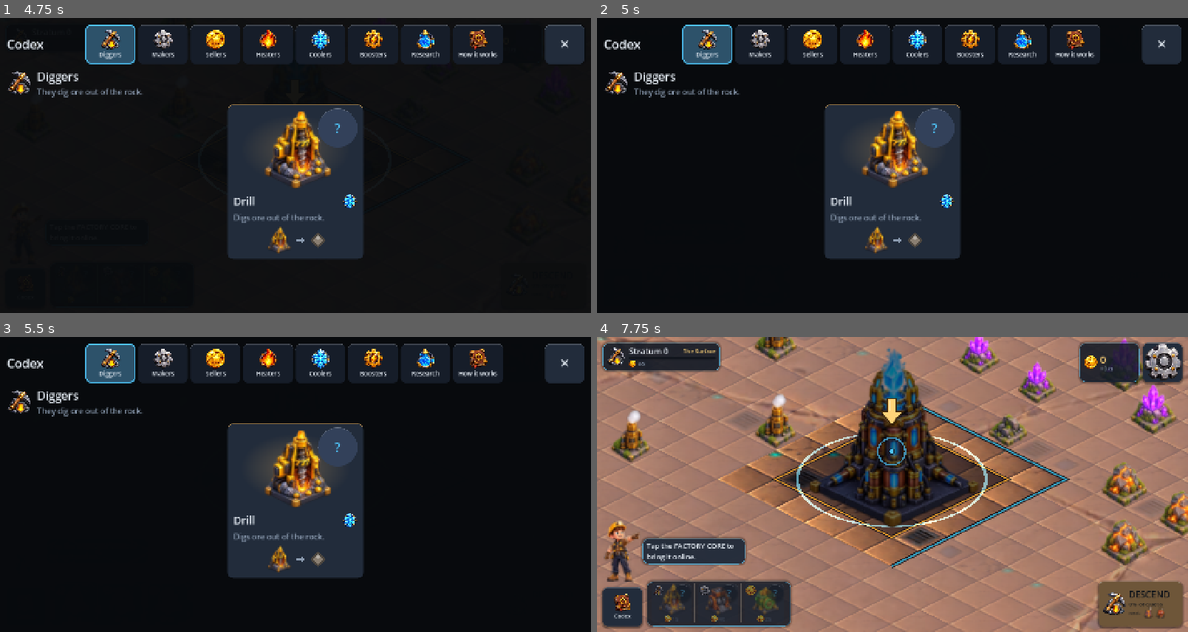
Above: before the commit, frames 1-4 (two rows, left to right).
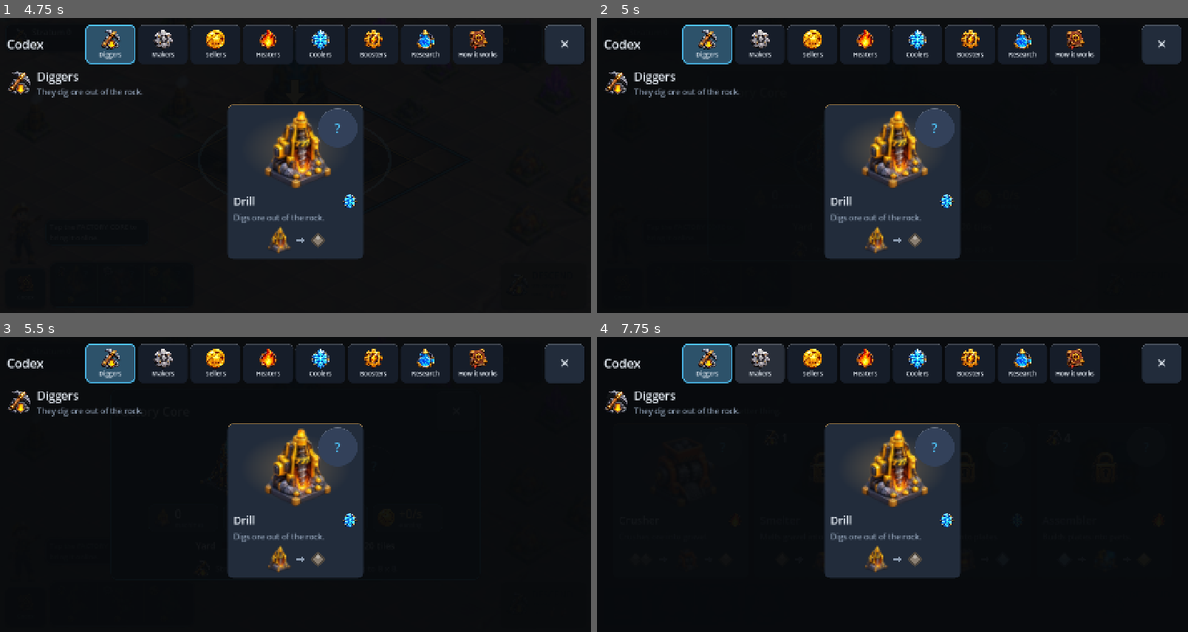
Above: after the commit, the same moments.

Repository: Furkiozknn/lodeworks
Game: Godot game, scene res://tools/smoke.tscn
The game is run twice, just before and just after one commit, with the same random seed, the same clock (stepped at 60 frames per second) and the same inputs. This scene is started directly instead of the project's main scene.
Inputs (mouse positions are in pixels of both pictures, inside the frame that each line leads up to):
- Up to frame 1 (4.75 s): click (23, 286) at 0.5 s; click (76, 283) at 1.27 s; click "?" at 2 s; click (118, 283) at 2.77 s; click "?" at 3.5 s; click (165, 283) at 4.27 s
- Up to frame 2 (5 s): no input
- Up to frame 3 (5.5 s): click "?" at 5 s
- Up to frame 4 (7.75 s): click (709, 363) at 5.77 s; click "✕" at 6.5 s; click (762, 363) at 7.27 s

Frame 1 is identical in both runs. In frame 2, 0.2% of the frame differs, in the area x 45-56%, y 31-58%; in frame 3, 0.9%; in frame 4, 98%, in the area x 0-100%, y 0-100%.

Commit message:
Give the Factory Core a card: its level and the factory in four numbers
A tap on the running Core opened three sentences. It now opens a card:
the Core's level as pips; machines, working, need help and credits per
second; how much of the yard is built; and what the next widening
brings. "Need help" is the warning key's own count, and a Show me key
goes to the first machine in trouble. The old words are behind its "?".

FactoryReport sums up a factory from a board, its simulation and a depth,
never the game's singletons, so a second factory can be summed up the
same way. The UI smoke test opens the card and checks it against the
board and the warning key, holds a tray key, and opens a node's card.

Co-Authored-By: Claude Opus 5.5 (1M context) <noreply@anthropic.com>

Diff:
--- /dev/null
+++ b/scripts/core/factory_report.gd
@@ -0,0 +1,39 @@
+class_name FactoryReport
+extends RefCounted
+
+## One factory, summed up: what the Factory Core's card shows.
+##
+## It reads a board, its simulation and how deep its shaft has been, never
+## the game's singletons, so it sums up whichever factory it is handed --
+## this shaft today, a second factory or another player's later -- the same
+## way.
+##
+## "Need help" is the warning key's own count (`Simulation.problem_counts`),
+## so the card and the key never disagree; every other machine is working.
+
+
+static func of(grid: Grid, sim: Simulation, max_depth: int,
+		blocked: Dictionary = {}) -> Dictionary:
+	var p: Dictionary = sim.problem_counts()
+	var problems: int = int(p["starved"]) + int(p["blocked"]) + int(p["thermal"])
+	var machines: int = grid.cells.size()
+	# The yard's tiles a machine can stand on: open, and not this stratum's
+	# rubble.
+	var tiles: int = 0
+	for cell: int in BuildArea.cells(max_depth):
+		if not blocked.has(cell):
+			tiles += 1
+	# The next stratum at which the yard widens, or -1 once it is the board.
+	var next: int = -1
+	if not BuildArea.is_whole_board(max_depth):
+		next = max_depth + 1
+		while BuildArea.radius_at(next) <= BuildArea.radius_at(max_depth):
+			next += 1
+	return {
+		"machines": machines,
+		"working": maxi(machines - problems, 0),
+		"problems": problems,
+		"tiles": tiles,
+		"next_stratum": next,
+		"next_size": BuildArea.size_at(next) if next >= 0 else BuildArea.size_at(max_depth),
+	}
--- a/scripts/ui/main.gd
+++ b/scripts/ui/main.gd
@@ -1593,14 +1593,119 @@
 		_refresh()
 		_refresh_hint()
 		return
+	_show_core()
+
+
+## The Factory Core's card: its level, and the factory it runs in pictures
+## and a few numbers -- machines, how many work, how many need help, what it
+## earns, how much of the yard is built, and what the next stratum brings.
+## The words are behind the "?". The numbers are FactoryReport's, which sums
+## up any factory it is handed, and "need help" is the warning key's count.
+func _show_core() -> void:
+	var rep: Dictionary = FactoryReport.of(Sim.grid, Sim.sim, Sim.max_depth,
+		Strata.blocked_cells(Sim.depth))
 	var lvl: int = IsoView.core_level()
-	var next: String = "It is as big as it gets." if lvl >= IsoView.CORE_LEVELS \
+	var body := VBoxContainer.new()
+	body.add_theme_constant_override("separation", 18)
+	body.set_meta("report", rep)
+
+	# The Core, its level as pips, and the words behind a "?".
+	var top := HBoxContainer.new()
+	top.alignment = BoxContainer.ALIGNMENT_CENTER
+	top.add_theme_constant_override("separation", 24)
+	top.add_child(_core_picture(150.0))
+	var lv := VBoxContainer.new()
+	lv.alignment = BoxContainer.ALIGNMENT_CENTER
+	lv.add_theme_constant_override("separation", 8)
+	lv.add_child(_label("LEVEL %d" % lvl, 34, Palette.CORE))
+	var pips := HBoxContainer.new()
+	pips.add_theme_constant_override("separation", 6)
+	for k in range(IsoView.CORE_LEVELS):
+		var pip := _pip(k < lvl) as ColorRect
+		pip.color = Palette.CORE if k < lvl else Color(Palette.BG, 0.9)
+		pips.add_child(pip)
+	lv.add_child(pips)
+	lv.add_child(_label("Stratum %d" % Sim.depth, 18, Palette.TEXT_DIM))
+	top.add_child(lv)
+	var next_lvl: String = "It is as big as it gets." if lvl >= IsoView.CORE_LEVELS \
 		else "It grows with its yard: at stratum %d it reaches level %d." % [
 			IsoView.stratum_for_level(lvl + 1), lvl + 1]
-	_info("Factory Core, level %d" % lvl, ("The heart of this shaft. It gave you the "
-		+ "credits for your first Drill and Vault; everything since, the board has "
-		+ "earned.\n\nStratum %d. %s Every stratum is richer rock, and new machines "
-		+ "open on the way down.") % [Sim.depth, next])
+	top.add_child(_help_button("Factory Core", func() -> String:
+		return ("The heart of this shaft. It gave you the credits for your first Drill "
+			+ "and Vault; everything since, the board has earned.\n\n%s Every stratum "
+			+ "is richer rock, and new machines open on the way down.") % next_lvl))
+	body.add_child(top)
+
+	# The factory in four numbers.
+	var stats := HBoxContainer.new()
+	stats.alignment = BoxContainer.ALIGNMENT_CENTER
+	stats.add_theme_constant_override("separation", 12)
+	var problems: int = int(rep["problems"])
+	stats.add_child(_core_stat(Chips.MachineSprite.new("drill", 46.0),
+		str(int(rep["machines"])), "machines", Palette.TEXT))
+	stats.add_child(_core_stat(_icon_rect("ok", 46), str(int(rep["working"])),
+		"working", Palette.GOOD))
+	stats.add_child(_core_stat(_icon_rect("warning", 46), str(problems), "need help",
+		Palette.WARN if problems > 0 else Palette.TEXT_DIM))
+	stats.add_child(_core_stat(_icon_rect("credits", 46),
+		"+%s/s" % Economy.fmt(Sim.credits_per_sec), "earning", Palette.CORE))
+	body.add_child(stats)
+
+	# How much of the yard is built.
+	var yard := HBoxContainer.new()
+	yard.alignment = BoxContainer.ALIGNMENT_CENTER
+	yard.add_theme_constant_override("separation", 14)
+	yard.add_child(_label("Yard", 22, Palette.TEXT))
+	var bar := Chips.Gauge.new(300, 18)
+	bar.value = clampf(float(rep["machines"]) / float(maxi(int(rep["tiles"]), 1)), 0.0, 1.0)
+	bar.fill = Palette.ACCENT
+	bar.size_flags_vertical = Control.SIZE_SHRINK_CENTER
+	yard.add_child(bar)
+	yard.add_child(_label("%d / %d tiles" % [int(rep["machines"]), int(rep["tiles"])], 22,
+		Palette.TEXT))
+	body.add_child(yard)
+
+	# What going down brings next.
+	var nxt := HBoxContainer.new()
+	nxt.alignment = BoxContainer.ALIGNMENT_CENTER
+	nxt.add_theme_constant_override("separation", 12)
+	nxt.add_child(_icon_rect("descend", 44))
+	var at: int = int(rep["next_stratum"])
+	var grow: Vector2i = rep["next_size"]
+	var line: String = "The yard covers all the ground there is."
+	if at >= 0 and lvl < IsoView.CORE_LEVELS:
+		line = "Stratum %d: level %d, and the yard grows to %d x %d." % [at,
+			IsoView.level_at(at), grow.x, grow.y]
+	elif at >= 0:
+		line = "Stratum %d: the yard grows to %d x %d." % [at, grow.x, grow.y]
+	nxt.add_child(_label(line, 20, Palette.TEXT_DIM))
+	body.add_child(nxt)
+
+	# Something is wrong: one key takes the player to it.
+	var actions: Array = []
+	if problems > 0:
+		actions.append({"text": "Show me", "color": Palette.WARN, "cb": _cycle_problem})
+	_open_overlay("Factory Core", body, actions, 900.0)
+
+
+## One of the Core card's numbers: a picture, the number, a word under it.
+func _core_stat(pic: Control, value: String, word: String, col: Color) -> Control:
+	var p := _panel(Palette.PANEL_HI, 0.9)
+	p.custom_minimum_size = Vector2(170, 0)
+	p.mouse_filter = Control.MOUSE_FILTER_IGNORE
+	var row := HBoxContainer.new()
+	row.add_theme_constant_override("separation", 8)
+	row.mouse_filter = Control.MOUSE_FILTER_IGNORE
+	pic.size_flags_vertical = Control.SIZE_SHRINK_CENTER
+	row.add_child(pic)
+	var words := VBoxContainer.new()
+	words.add_theme_constant_override("separation", -4)
+	words.alignment = BoxContainer.ALIGNMENT_CENTER
+	words.add_child(_label(value, 28, col))
+	words.add_child(_label(word, 15, Palette.TEXT_DIM))
+	row.add_child(words)
+	p.add_child(row)
+	return p
 
 
 ## Some steps have their answer on a button rather than on the board.
--- a/tests/test_gameplay.gd
+++ b/tests/test_gameplay.gd
@@ -786,6 +786,45 @@
 	Save.wipe()
 
 
+func test_the_core_card_counts_what_the_warning_key_counts() -> void:
+	# A working pair and a lone Drill with nowhere to sell, round the Core.
+	var g := Grid.new()
+	g.place(Grid.idx(19, 20), "drill")
+	g.place(Grid.idx(19, 21), "vault")
+	g.place(Grid.idx(25, 25), "drill")
+	var s := Simulation.new(g, 7)
+	s.run_ticks(600)
+	var rep: Dictionary = FactoryReport.of(g, s, 1)
+	var p: Dictionary = s.problem_counts()
+	runner.eq(int(rep["machines"]), 3, "three machines")
+	runner.eq(int(rep["problems"]), int(p["starved"]) + int(p["blocked"]) + int(p["thermal"]),
+		"need help is the warning key's own count")
+	runner.gte(float(rep["problems"]), 1.0, "the lone Drill needs help")
+	runner.eq(int(rep["working"]) + int(rep["problems"]), 3, "every other machine is working")
+	runner.eq(int(rep["tiles"]), 48, "stratum 1's yard: 48 tiles")
+	var rubble: Dictionary = {Grid.idx(19, 19): true, Grid.idx(3, 3): true}
+	runner.eq(int(FactoryReport.of(g, s, 1, rubble)["tiles"]), 47,
+		"rubble in the yard is not a tile to build on; rubble outside it changes nothing")
+
+
+func test_the_core_card_says_when_the_yard_next_grows() -> void:
+	var s := Simulation.new(Grid.new(), 7)
+	for d in range(0, 40):
+		var rep: Dictionary = FactoryReport.of(s.grid, s, d)
+		var at: int = int(rep["next_stratum"])
+		if at < 0:
+			runner.check(BuildArea.is_whole_board(d), "no next growth only on the whole board")
+			continue
+		runner.gt(float(at), float(d), "stratum %d: the next growth is deeper" % d)
+		runner.gt(float(BuildArea.radius_at(at)), float(BuildArea.radius_at(d)),
+			"stratum %d: and the yard is wider there" % d)
+		runner.eq(BuildArea.radius_at(at - 1), BuildArea.radius_at(d),
+			"stratum %d: and not before" % d)
+		runner.eq(rep["next_size"], BuildArea.size_at(at), "its size is the yard's there")
+	runner.eq(int(FactoryReport.of(s.grid, s, 0)["next_stratum"]), 1, "a new shaft grows at 1")
+	runner.eq(int(FactoryReport.of(s.grid, s, 4)["next_stratum"]), 7, "stratum 4 waits for 7")
+
+
 func test_the_yard_is_the_same_after_a_collapse() -> void:
 	for i in range(0, Grid.W * Grid.H, 5):
 		runner.eq(BuildArea.is_open(i, 3, 1), BuildArea.is_open(i, 3, 0),
--- a/tools/screenshot.gd
+++ b/tools/screenshot.gd
@@ -663,6 +663,16 @@
 		await _settle(0.8)
 		await _audit_shot("field_g_node" + tag)
 		_main.call("_close_node_card")
+
+	# The Factory Core's card, on the hero board.
+	_apply_build("hero")
+	_main.call("_close_overlay")
+	gv.frame_board()
+	await _settle(3.2)
+	_main.call("_show_core")
+	await _settle(0.8)
+	await _audit_shot("field_h_core" + tag)
+	_main.call("_close_overlay")
 	print("wrote the field screens to %s" % ProjectSettings.globalize_path(AUDIT_DIR))
 
 
--- a/tools/smoke.gd
+++ b/tools/smoke.gd
@@ -155,6 +155,72 @@
 	print("  collapse: %s" % got_c)
 	_main.call("_close_overlay")
 	await _settle(0.3)
+
+	# The Factory Core's card: its numbers are the factory's, and "need
+	# help" is the warning key's own count.
+	_main.call("_show_core")
+	await _settle(0.6)
+	await _shot("10_core")
+	var rep: Dictionary = {}
+	for n: Node in _main.find_children("*", "VBoxContainer", true, false):
+		if n.has_meta("report") and (n as Control).is_visible_in_tree():
+			rep = n.get_meta("report")
+	if rep.is_empty():
+		_failures.append("the Core card did not open")
+	else:
+		var p: Dictionary = Sim.sim.problem_counts()
+		var key_count: int = int(p["starved"]) + int(p["blocked"]) + int(p["thermal"])
+		if int(rep["machines"]) != Sim.grid.cells.size() or int(rep["problems"]) != key_count:
+			_failures.append("the Core card says %d machines, %d need help; the board has %d and the key %d"
+				% [int(rep["machines"]), int(rep["problems"]), Sim.grid.cells.size(), key_count])
+		print("  core card: %d machines, %d working, %d need help" % [int(rep["machines"]),
+			int(rep["working"]), int(rep["problems"])])
+	_main.call("_close_overlay")
+	await _settle(0.3)
+
+	# Holding a tray key opens its words, and the release that ends the hold
+	# arms nothing.
+	var tray: Dictionary = _main.get("_palette_buttons")
+	if not tray.is_empty():
+		var key: Button = tray[tray.keys()[0]]
+		var armed_before: String = String(_main.get("_armed"))
+		var down := InputEventMouseButton.new()
+		down.button_index = MOUSE_BUTTON_LEFT
+		down.pressed = true
+		down.position = key.size * 0.5
+		key.gui_input.emit(down)
+		await _settle(0.7)
+		if not (_main.get("_overlay") as Control).visible:
+			_failures.append("holding a tray key opened no words")
+		var up := down.duplicate() as InputEventMouseButton
+		up.pressed = false
+		key.gui_input.emit(up)
+		key.pressed.emit()
+		if String(_main.get("_armed")) != armed_before:
+			_failures.append("the release after a hold armed '%s'" % String(_main.get("_armed")))
+		print("  tray hold: %s" % ("words" if (_main.get("_overlay") as Control).visible else "nothing"))
+		_main.call("_close_overlay")
+		await _settle(0.3)
+
+	# A resource node's card: opens over a node, and closes on any other tap.
+	var view: Control = _main.get("iso_view")
+	var node_i: int = -1
+	var props: Array = IsoArt.placement().get("props", [])
+	for i in range(props.size()):
+		if ResourceNodes.is_node(String(props[i][2])) and not view.call("_prop_cleared", props[i]):
+			node_i = i
+			break
+	if node_i < 0:
+		_failures.append("no resource node stands round the yard")
+	else:
+		_main.call("_on_node_tapped", node_i)
+		await _settle(0.3)
+		var card: Control = _main.get("_node_card")
+		if card == null or not card.is_visible_in_tree():
+			_failures.append("a tap on a resource node opened no card")
+		_main.call("_close_node_card")
+		print("  node card: %s" % ("ok" if card != null else "missing"))
+	await _settle(0.2)
 
 	# The Codex. Every page on it runs a real simulation, so a page that
 	# fails to build is a page that renders as an empty box -- which is
Not shown, added: scripts/core/factory_report.gd.uid
